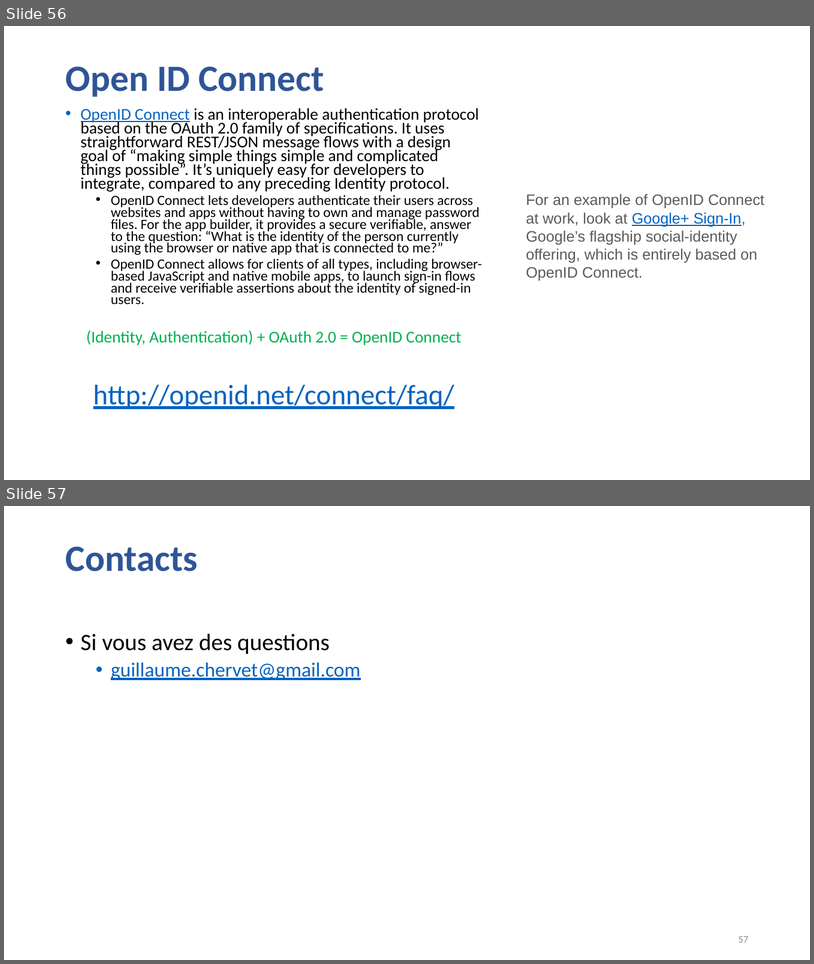
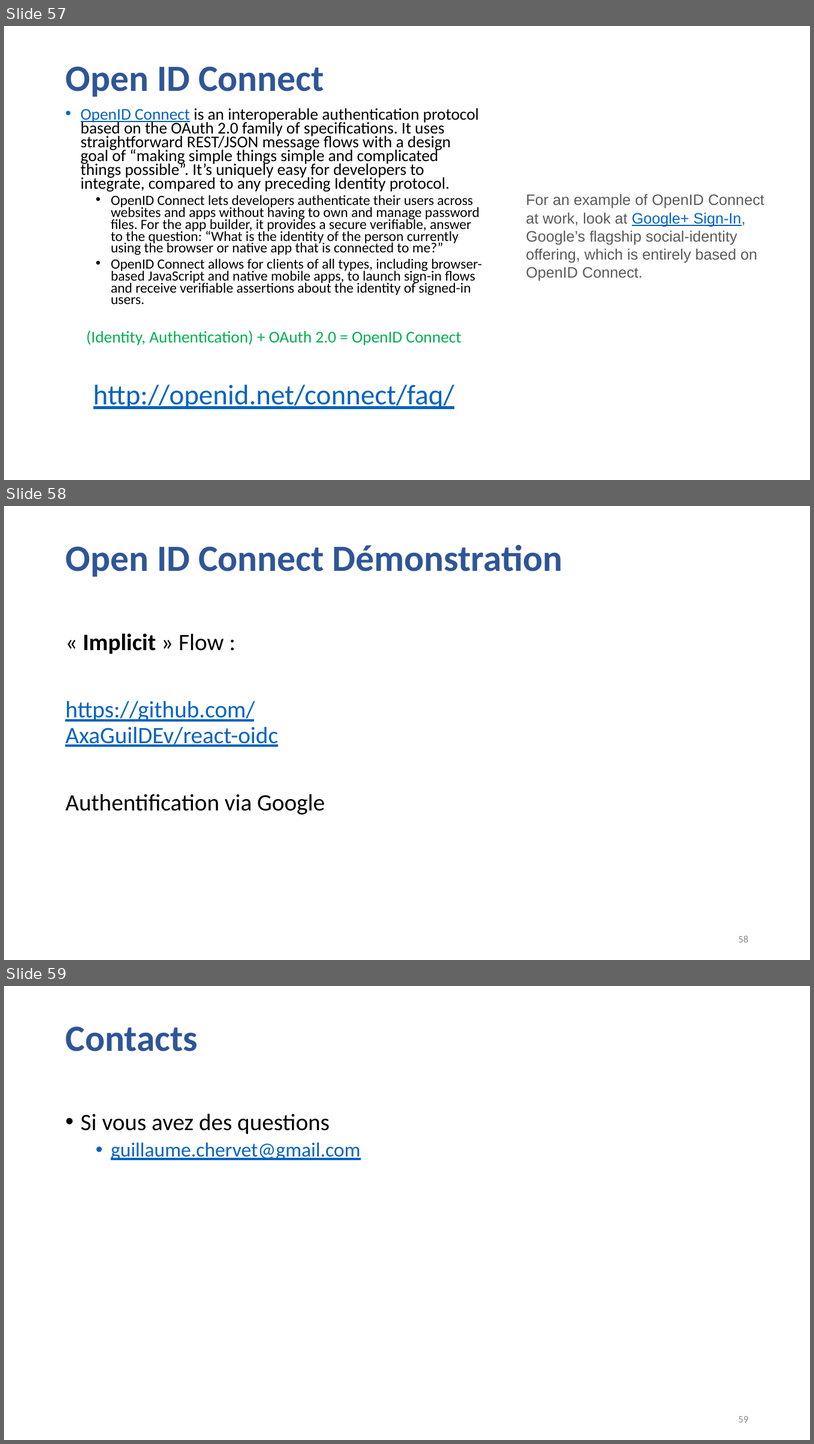
Before and after one commit to guillaumechervet/course.rest, a slide deck: documentations/4 - Web Services partie Securité.pptx. Shown one above the other, each under a label of ours: slides 56 and 57 before the commit, slides 57, 58 and 59 after it. The pictures are 814x964 and 814x1444 pixels, drawn with LibreOffice and Linux fonts; fonts in the diff are those of the drawing. Boxes give left, top, right and bottom in pixels: in the first picture for what was removed or moved away, otherwise in the second. Text is boxed around its words. In the diff, an @@ line names an element or a change of style, - is before the commit and + after.

```diff
--- a/documentations/4 - Web Services partie Securité.pptx
+++ b/documentations/4 - Web Services partie Securité.pptx
@@ slide 58 added at [4,506,810,960], background #FFFFFF @@
@@ title added at [65,544,563,577], 44 pt, text #2F5597, bold @@
+Open ID Connect Démonstration
@@ text added at [65,633,325,814], 28 pt, text #000000 @@
+« Implicit » Flow :
+https://github.com/AxaGuilDEv/react-oidc
+Authentification via Google
@@ page number added at [738,935,749,942], 12 pt, text #8C8C8C @@
+58
@@ what was slide 56 is now slide 57 @@
@@ what was slide 57 is now slide 59 @@
@@ page number at [738,1416,749,1422]: text changed @@
-57
+59
```
Also in this commit, not shown: 2 slides changed, 1 other slide added, 2 other files.
